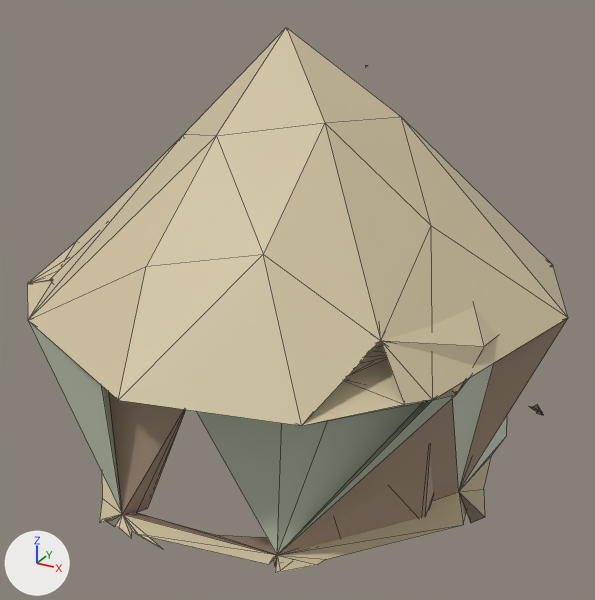
The glTF model docs/univers/archipeo/batiments/modeles/5e-batiment-hutte-de-kroa/final-3000.glb as it was, and as the next commit left it.
Before and after are seen from a camera (50 mm lens) standing at (0.618, -1.054, 0.807) and looking at (0.03, 0.016, 0.272). The axes (+X, +Y, +Z) are drawn at lower left. The lights are the same throughout. The picture after the commit comes second. Mesh edges are drawn as thin lines. Vertices at exactly the same position are counted once.

Names of what the first picture shows: 'geometry_0'.
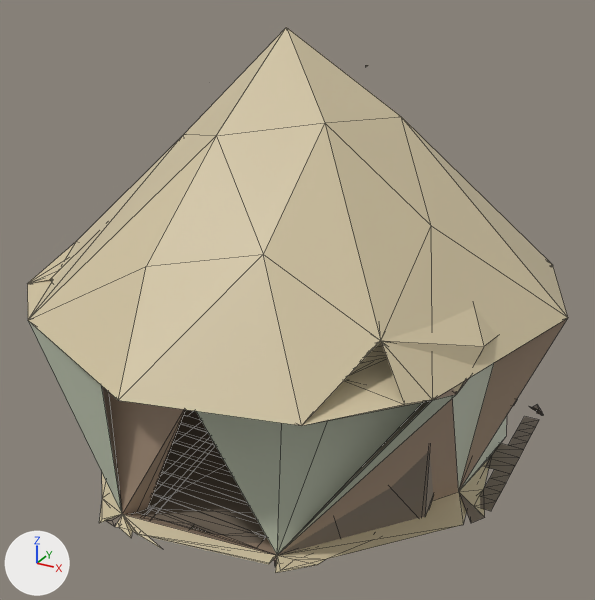
Changed parts and their boxes (x1, y1, x2, y2) in the pictures (595 x 600 px):
part 1 of me_geometry_0, added: after (137, 399, 539, 543)
part 2 of me_geometry_0, recoloured: (102, 386, 433, 555) in both

Edits to the bpy script that builds the scene:
```text
Change me_geometry_0:
    used by ob_geometry_0; location = (0.0, 0.0, 0.0)
    remove me_geometry_0.from_pydata(...)  # 946 vertices, 2203 faces; spans x -0.433..0.436, y -0.388..0.459, z 0.0..0.685
    add me_geometry_0.from_pydata(...)  # 1101 vertices, 2395 faces; spans x -0.433..0.436, y -0.388..0.459, z 0.0..0.685
    me_geometry_0 part 1
    67 vertices are added at x -0.351..0.382, y -0.279..0.373, z 0.002
    52 new vertices lie (0.0, 0.027, 0.0) away from vertices in x -0.351..0.382, y -0.279..0.318, z 0.002
    16 new vertices lie (0.0, 0.027, 0.0) away from vertices in x -0.351..0.382, y -0.116..0.291, z 0.002
    7 new vertices lie (0.0, 0.027, 0.0) away from vertices in x -0.297..0.382, y 0.047..0.237, z 0.002
    5 new vertices lie (0.0, 0.027, 0.0) away from vertices in x -0.297..0.382, y 0.074..0.264, z 0.002
    8 new vertices lie (0.0, 0.028, 0.0) away from vertices in x -0.297..0.192, y -0.198..0.345, z 0.002
    192 new faces join them
    me_geometry_0 part 2: 36 kept faces spanning x -0.405..0.336, y -0.309..0.459, z 0.0..0.32 get new vertex colours; the middle colour goes from beige #a38d78 to brown #7c7062
```
